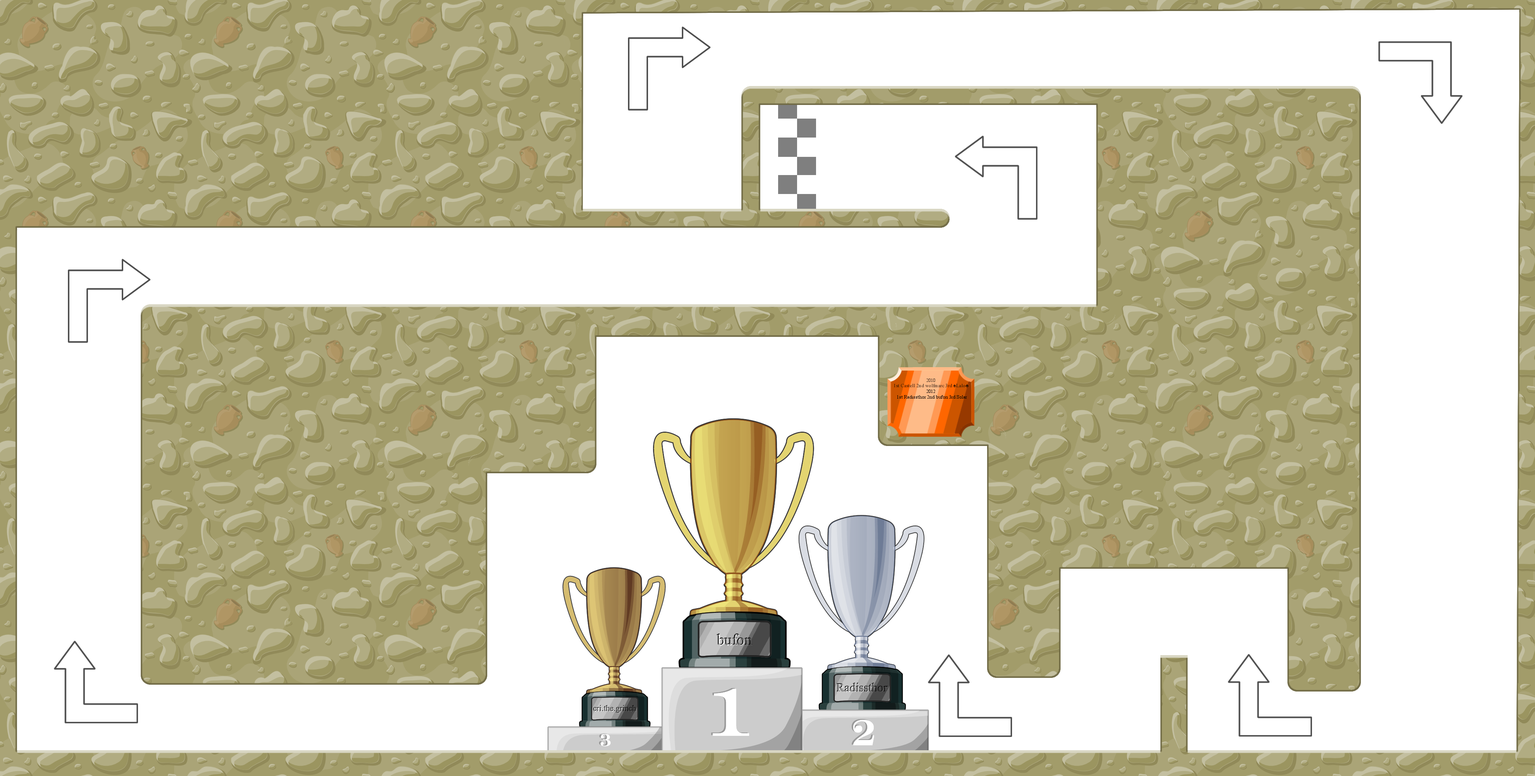
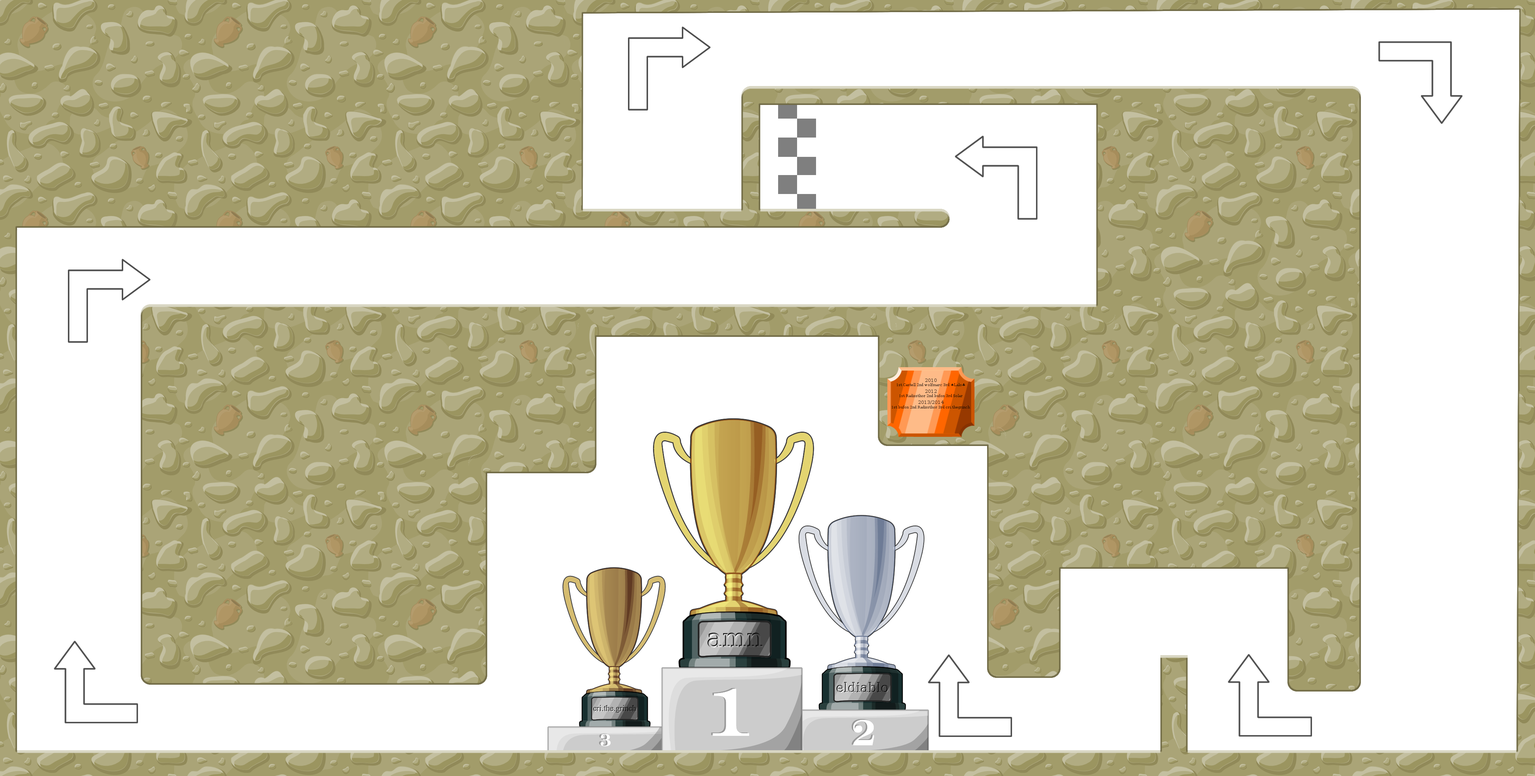
Revision of a layered 1535px x 776px image; what changed, layer by layer:
added layer "amn 1st" above "bufon plate 1st" over [707, 633, 763, 648]
hid "bufon plate 1st" over [707, 633, 763, 648]
added layer "eldiablo 2nd" above "Radissthor 2nd" over [832, 673, 892, 703]
renamed "Radissthor plate 2nd" to "Radissthor 2nd", hid it over [833, 673, 891, 703]
renamed "2012 winners" to "Previous tournaments plate (imported from ShoppaKing XCF)", painted on it over [887, 367, 975, 438]
removed layer "2012" over [926, 389, 935, 394]
